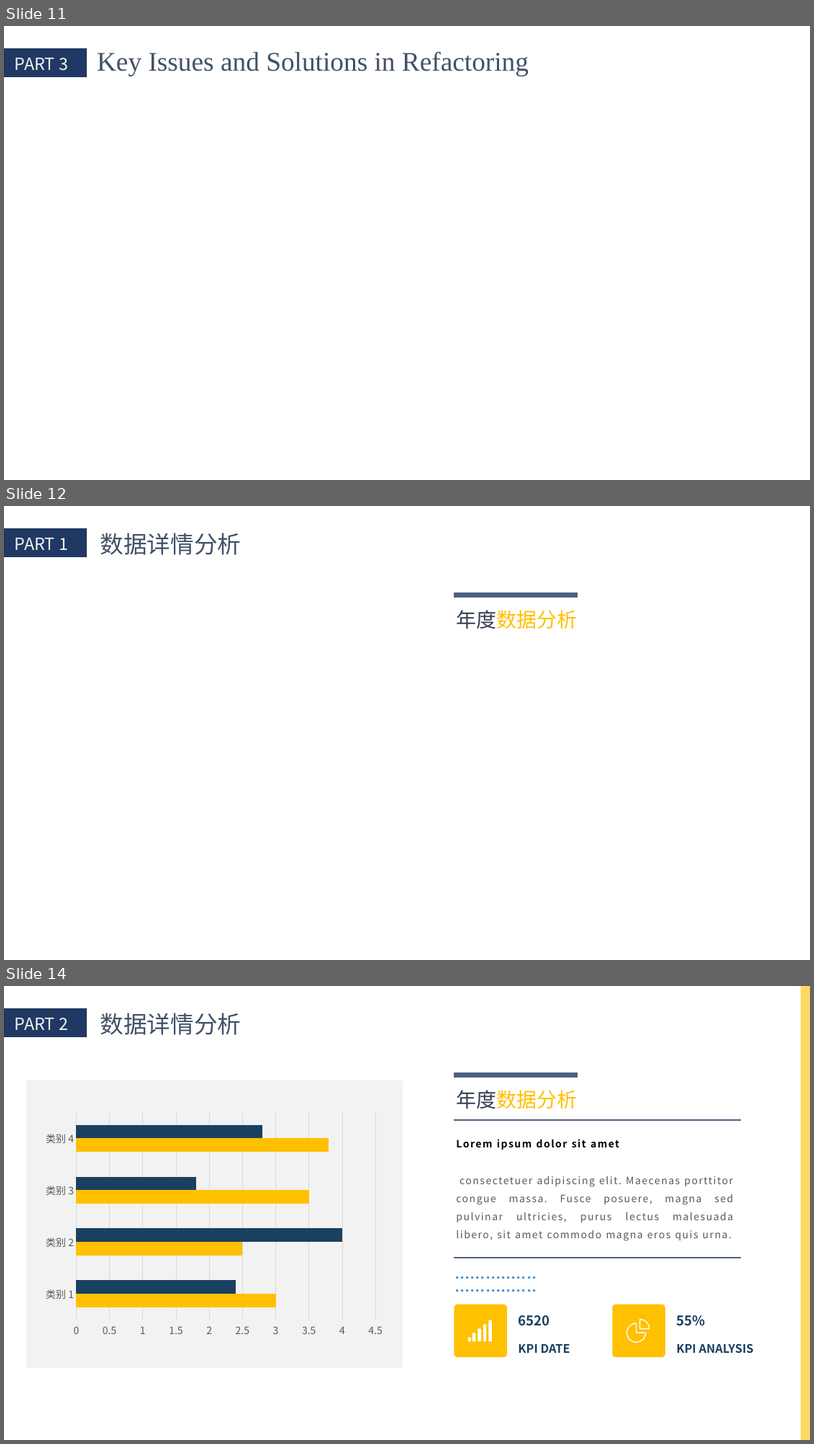
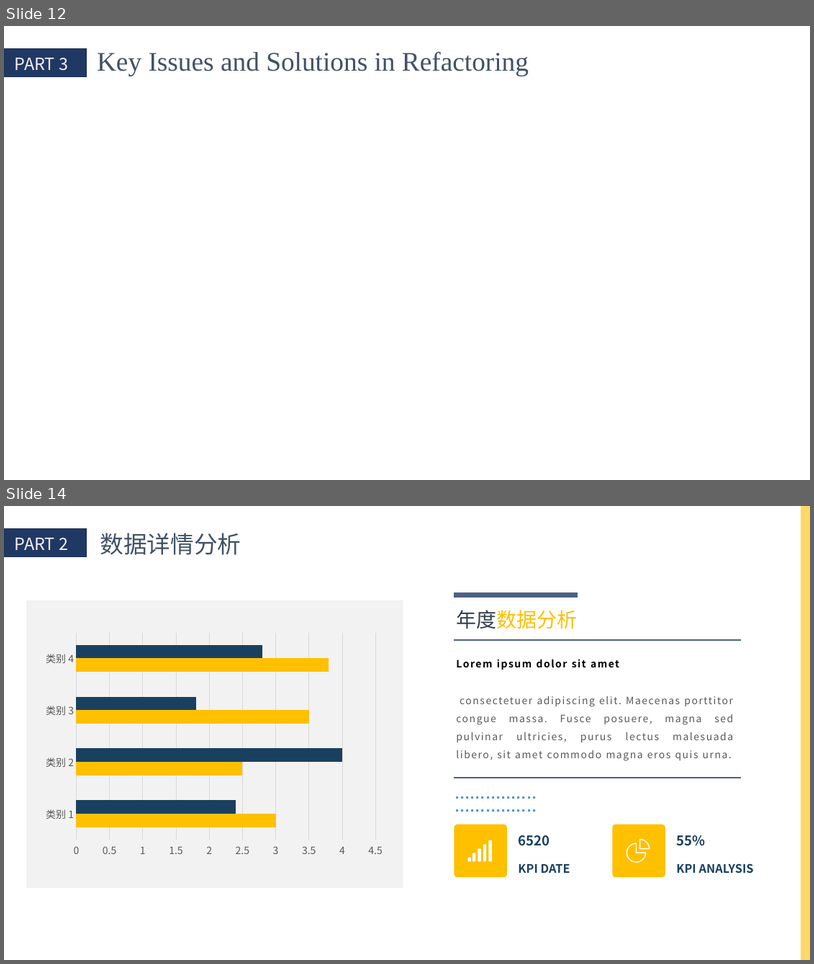
Before and after one commit to QinCheng0928/Cocos2d, a slide deck: 文档/DesignPattern.pptx. Shown one above the other, each under a label of ours: slides 11, 12 and 14 before the commit, slides 12 and 14 after it; the slides between them are not shown. The pictures are 814x1444 and 814x964 pixels, drawn with LibreOffice and Linux fonts; fonts in the diff are those of the drawing. Boxes give left, top, right and bottom in pixels: in the first picture for what was removed or moved away, otherwise in the second. Text is boxed around its words. In the diff, an @@ line names an element or a change of style, - is before the commit and + after.

```diff
--- a/文档/DesignPattern.pptx
+++ b/文档/DesignPattern.pptx
@@ slide 12 removed at [4,506,810,960], background #FFFFFF @@
@@ rectangle removed at [4,529,86,557] @@
@@ text removed at [15,538,68,550] @@
-PART 1
@@ text removed at [100,533,242,555] @@
-数据详情分析
@@ line removed from (455, 595) to (578, 595) @@
@@ text removed at [456,610,577,629] @@
-年度数据分析
@@ what was slide 11 is now slide 12 @@
```
Also in this commit, not shown: 6 slides changed, 1 slide added, 1 other file.
